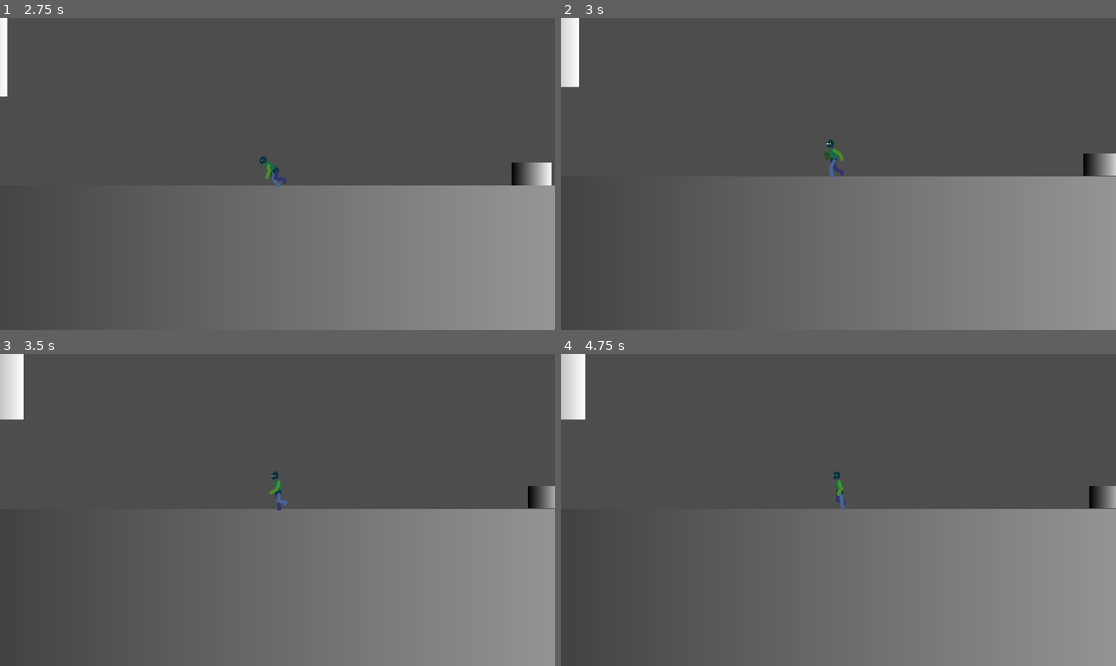
Above: before the commit, frames 1-4 (two rows, left to right).
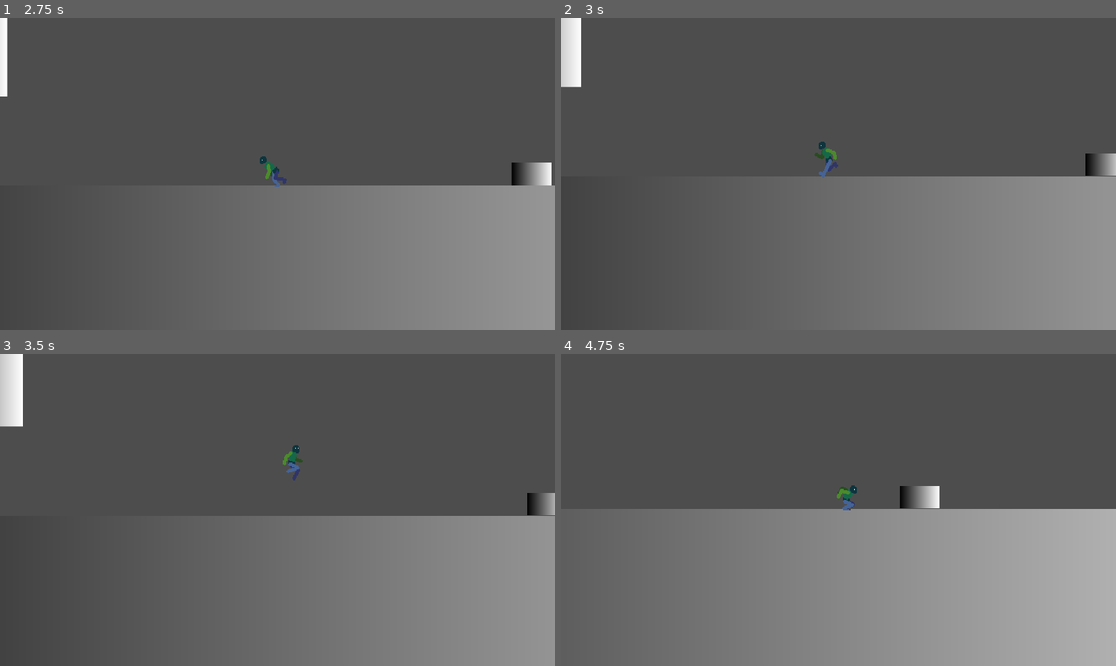
Above: after the commit, the same moments.

Repository: Trunixx/Project-Melee
Game: Godot game, scene res://scenes/main.tscn
The game is run twice, just before and just after one commit, with the same random seed, the same clock (stepped at 60 frames per second) and the same inputs.
Inputs:
- Up to frame 1 (2.75 s): hold Shift (sprinting) 0.53-1.28 s; hold D (move_right) 0.53-2.03 s; tap Space (jump) at 0.77, 1.52 s; tap Alt (walking) at 1.35 s; hold A (move_left) from 2.03 s (still down); hold Shift (sprinting) from 2.03 s (still down)
- Up to frame 2 (3 s): release A (move_left) at 2.78 s; release Shift (sprinting) at 2.78 s; hold D (move_right) from 2.78 s (still down); tap Alt (walking) at 2.85 s
- Up to frame 3 (3.5 s): keep holding D (move_right); tap Space (jump) at 3.02 s
- Up to frame 4 (4.75 s): hold Shift (sprinting) 3.53-4.28 s; tap Space (jump) at 3.77, 4.52 s; release D (move_right) at 4.28 s; hold A (move_left) from 4.28 s (still down); tap Alt (walking) at 4.35 s

Frame 1 is identical in both runs. In frame 2, 0.4% of the frame differs, in the area x 3-95%, y 0-52%; in frame 3, 1.8%; in frame 4, 52%, in the area x 0-100%, y 0-100%.
Error before the commit: Invalid call. Nonexistent function 'do_move_by_mode' in base 'CharacterBody2D (Actor)'. (res://scripts/states/walking.gd:16)

Commit message:
Fixed a call to the previously removed method

Diff:
--- a/scripts/states/walking.gd
+++ b/scripts/states/walking.gd
@@ -13,7 +13,8 @@
 	pass
 
 func physics_update(delta: float) -> void:
-	actor.do_move_by_mode("ground", delta)
+	actor.apply_ground_move(delta)
+	actor.do_move(delta, actor.stats.gravity)
 
 	if not actor.is_on_floor():
 		finished.emit(FALLING)
Not shown, added: addons/fgi/fgi.gd
Binary file added: addons/fgi/fgi_logo.png
Not shown, added: addons/fgi/fgi_logo.png.import
Binary file added: addons/fgi/fgi_logo_transparent.png
Not shown, added: addons/fgi/fgi_logo_transparent.png.import
Not shown, added: addons/fgi/git.tscn
Not shown, added: addons/fgi/git_ui.gd
Not shown, added: addons/fgi/plugin.cfg
